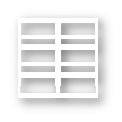
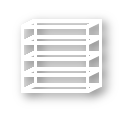
Layered file, before and after one edit (122x122). Changes by layer:
painted on "Array" over left=18, top=18, right=102, bottom=98
painted on "Array Shadow" over left=12, top=12, right=116, bottom=112
